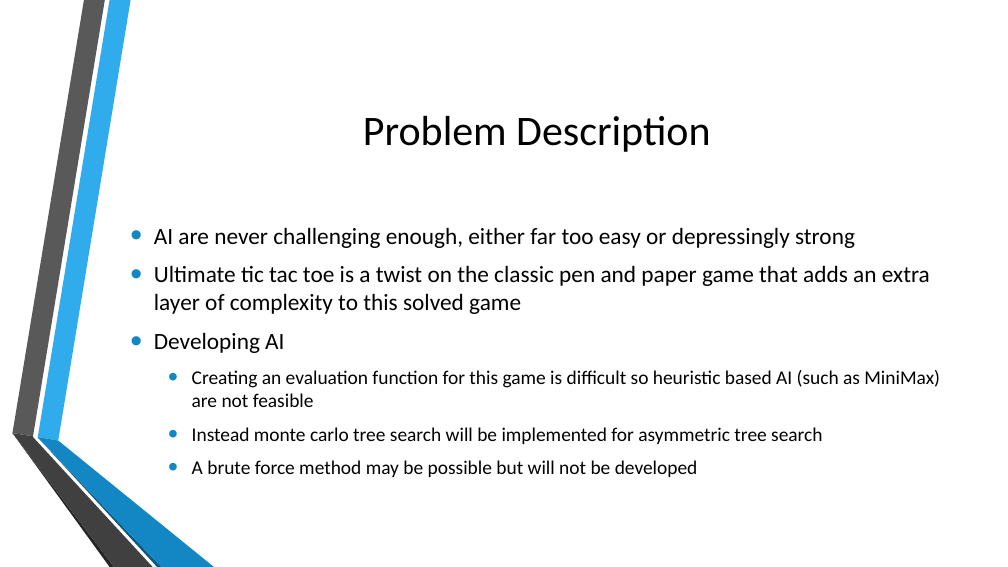
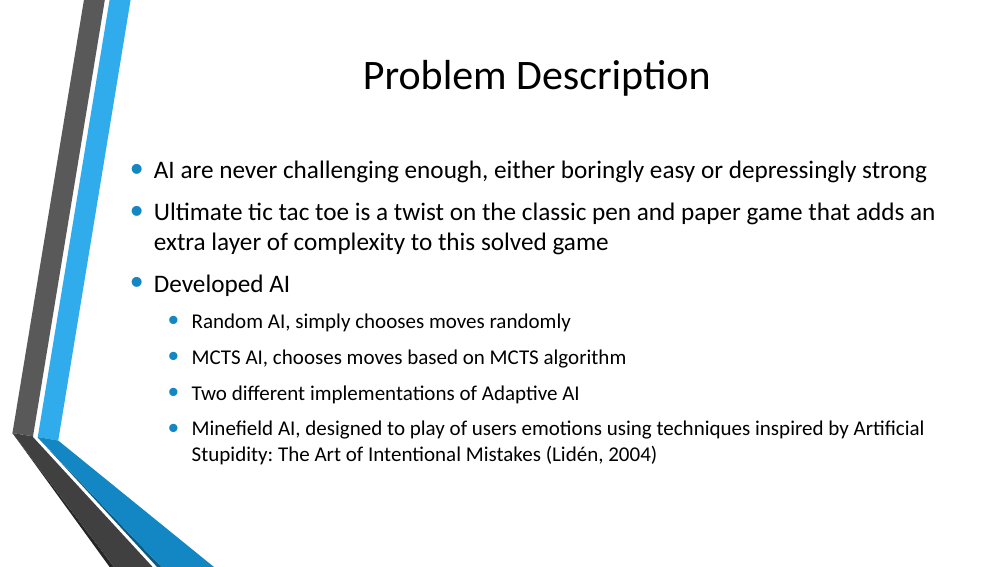
Before and after one commit to mDinardo08/diss, a slide deck: slide 2 of PosterDayPresentation.pptx. Drawn at 1008x567 pixels with LibreOffice and Linux fonts; fonts in the diff are those of the drawing; background and template pictures are left out. Boxes give left, top, right and bottom in pixels: in the first picture for what was removed or moved away, otherwise in the second. Text is boxed around its words. In the diff, an @@ line names an element or a change of style, - is before the commit and + after.

```diff
--- a/PosterDayPresentation.pptx
+++ b/PosterDayPresentation.pptx
@@ title "Problem Description": place and size @@
-title "Problem Description" at (363, 116, 710, 152)
+title "Problem Description" at (363, 60, 710, 96)
@@ text "AI are never challenging enough, ...": place and size @@
-text "AI are never challenging enough, ..." at (154, 227, 940, 477)
+text "AI are never challenging enough, ..." at (154, 160, 935, 465)
@@ text at (154, 160, 927, 183): text changed; size 22.2 to 24 pt @@
-• AI are never challenging enough, either far too easy or depressingly strong
+• AI are never challenging enough, either boringly easy or depressingly strong
@@ text at (154, 202, 935, 255): size 22.2 to 24 pt in "Ultimate tic tac toe is a twist ..." @@
@@ text at (154, 274, 925, 465): text changed; size 18.5 to 20 pt @@
-• Developing AI
-  • Creating an evaluation function for this game is difficult so heuristic based AI (such as MiniMax) are not feasible
-  • Instead monte carlo tree search will be implemented for asymmetric tree search
-  • A brute force method may be possible but will not be developed
+• Developed AI
+  • Random AI, simply chooses moves randomly
+  • MCTS AI, chooses moves based on MCTS algorithm
+  • Two different implementations of Adaptive AI
+  • Minefield AI, designed to play of users emotions using techniques inspired by Artificial Stupidity: The Art of Intentional Mistakes (Lidén, 2004)
```
Also in this commit, not shown: 1 other slide changed, 6 slides added, 4 slides removed, 4 other files.
